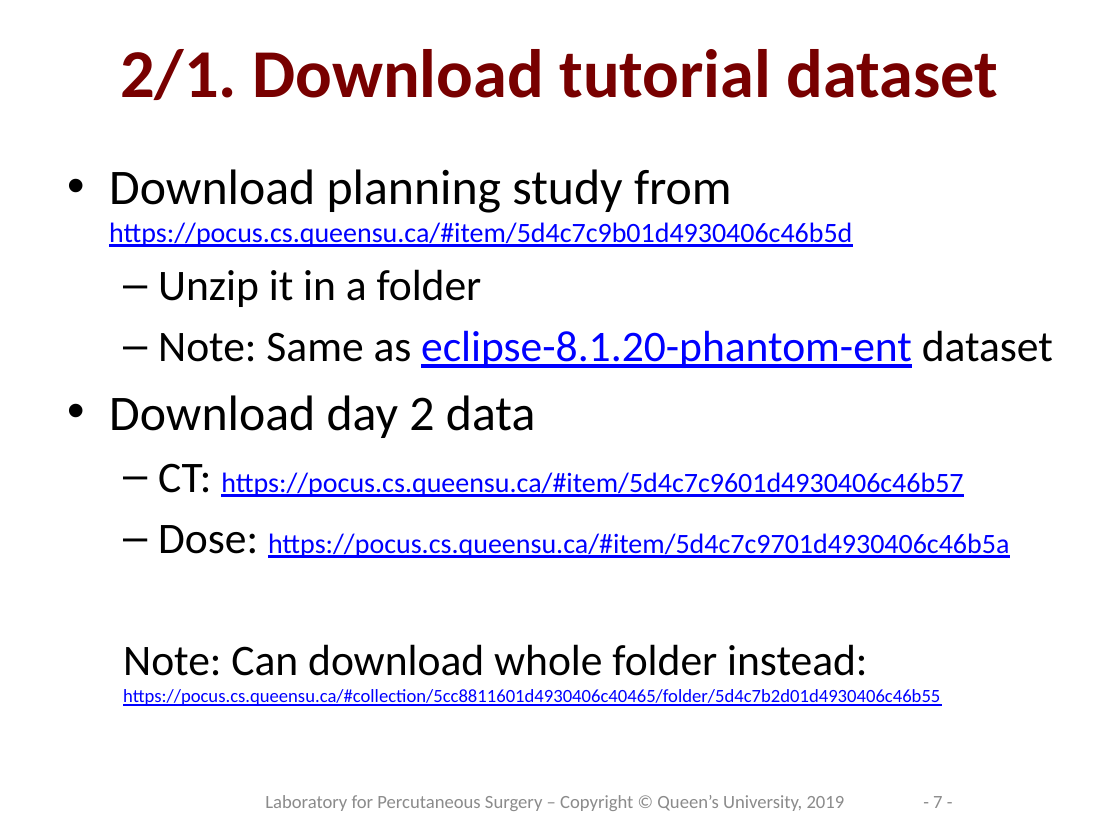
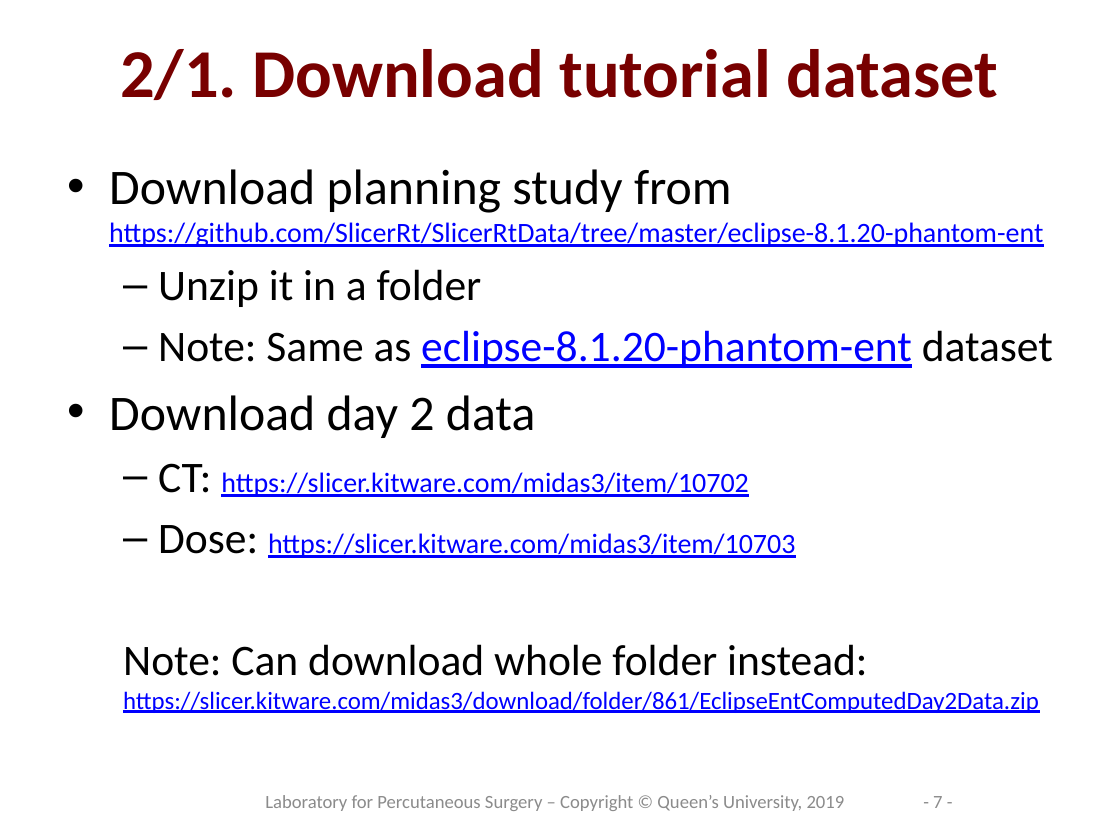
Before and after one commit to SlicerRt/SlicerRtDoc, a slide deck: slide 7 of tutorials/SlicerRT_Tutorial_IGRT_4.11.pptx. Drawn at 1120x840 pixels with LibreOffice and Linux fonts; fonts in the diff are those of the drawing; background and template pictures are left out. Boxes give left, top, right and bottom in pixels: in the first picture for what was removed or moved away, otherwise in the second. Text is boxed around its words. In the diff, an @@ line names an element or a change of style, - is before the commit and + after.

Commit message:
Fix broken dataset links

```diff
--- a/tutorials/SlicerRT_Tutorial_IGRT_4.11.pptx
+++ b/tutorials/SlicerRT_Tutorial_IGRT_4.11.pptx
@@ text at bbox=[109, 169, 1043, 247]: text changed @@
-• Download planning study from
-  https://pocus.cs.queensu.ca/#item/5d4c7c9b01d4930406c46b5d
+• Download planning study from
+  https://github.com/SlicerRt/SlicerRtData/tree/master/eclipse-8.1.20-phantom-ent
@@ text at bbox=[123, 463, 1039, 713]: text changed @@
-  – CT: https://pocus.cs.queensu.ca/#item/5d4c7c9601d4930406c46b57
-  – Dose: https://pocus.cs.queensu.ca/#item/5d4c7c9701d4930406c46b5a
-  Note: Can download whole folder instead:
-  https://pocus.cs.queensu.ca/#collection/5cc8811601d4930406c40465/folder/5d4c7b2d01d4930406c46b55
+  – CT: https://slicer.kitware.com/midas3/item/10702
+  – Dose: https://slicer.kitware.com/midas3/item/10703
+  Note: Can download whole folder instead:
+  https://slicer.kitware.com/midas3/download/folder/861/EclipseEntComputedDay2Data.zip
```
